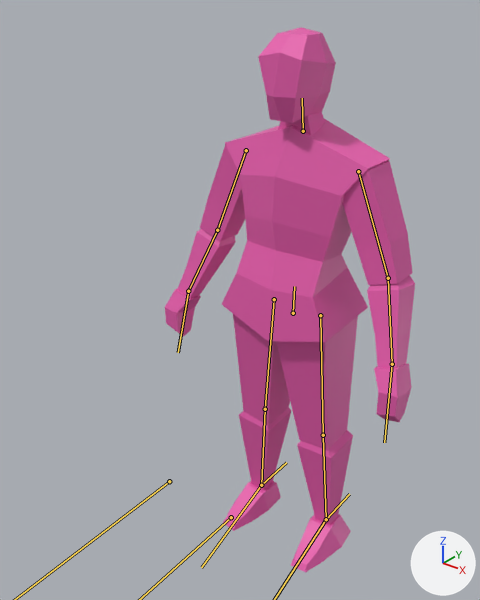
An edit to the glTF model Models/man.glb, drawn before and after from the same camera.
One viewpoint serves both versions: a 50 mm lens placed at (1.103, -1.665, 1.944), pointed at (-0.111, -0.148, 1.004). Every picture has the same lights, and +X, +Y and +Z are marked at lower right. The bones that bend it are drawn over the model as lines.

The first picture shows 'man'.
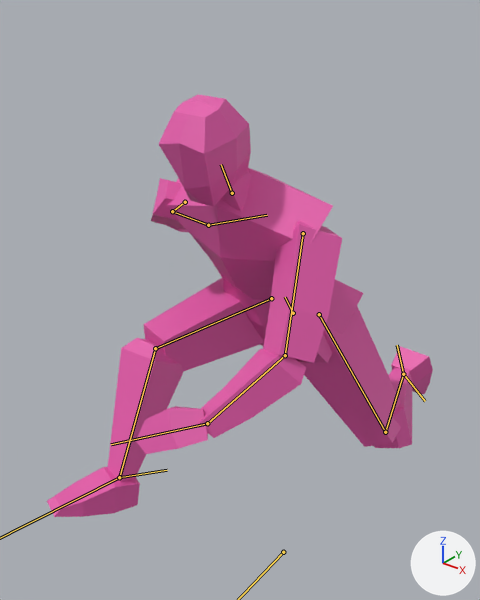
The newer file adds an action. The first version stands in its rest pose; the second is drawn at frame 4 of the action 'jump'.

What differs and where, as boxes [x1, y1, x2, y2] in the pictures (480 x 600 px):
'man', posed (54% wider, 23% shorter): before [165, 27, 415, 572]; after [47, 95, 433, 517]
bone 'body', root to tip: before (293, 313) to (294, 286); after (293, 313) to (285, 297)
bone 'head', root to tip: before (303, 131) to (302, 98); after (232, 193) to (221, 164)
bone 'upperarm.l', root to tip: before (358, 171) to (388, 278); after (303, 233) to (285, 355)
bone 'lowerarm.l', root to tip: before (388, 278) to (392, 364); after (285, 355) to (207, 423)
bone 'hand.l', root to tip: before (392, 364) to (384, 442); after (207, 423) to (111, 444)
bone 'upperleg.l', root to tip: before (320, 315) to (323, 435); after (319, 314) to (385, 432)
bone 'lowerleg.l', root to tip: before (323, 435) to (326, 519); after (385, 432) to (403, 374)
bone 'upperarm.r', root to tip: before (246, 150) to (217, 230); after (185, 202) to (172, 211)
bone 'lowerarm.r', root to tip: before (217, 230) to (188, 291); after (172, 211) to (208, 225)
bone 'hand.r', root to tip: before (188, 291) to (178, 352); after (208, 225) to (267, 215)
bone 'upperleg.r', root to tip: before (274, 299) to (265, 409); after (271, 298) to (155, 348)
bone 'lowerleg.r', root to tip: before (265, 409) to (261, 485); after (155, 348) to (119, 477)

The change, as a diff of the scene's bpy script:
```diff
--- a/Models/man.glb.py
+++ b/Models/man.glb.py
@@ bone_body @@
 bone_body = bpy.data.objects['Armature'].pose.bones['body']
-bone_body.rotation_quaternion = (1.0, 0.0, 0.0, 0.0)  # degrees (0, 0, 0)
+bone_body.rotation_quaternion = (0.952, 0.305, 0.009, -0.011)  # degrees (36, 1, -1)
@@ bone_head @@
 bone_head = bpy.data.objects['Armature'].pose.bones['head']  # child of 'body'
-bone_head.rotation_quaternion = (1.0, 0.0, 0.0, 0.0)  # degrees (0, 0, 0)
+bone_head.rotation_quaternion = (0.992, -0.129, -0.003, -0.001)  # degrees (-15, 0, 0)
@@ bone_upperarm_l @@
 bone_upperarm_l = bpy.data.objects['Armature'].pose.bones['upperarm.l']  # child of 'body'
-bone_upperarm_l.rotation_quaternion = (1.0, 0.0, 0.0, 0.0)  # degrees (0, 0, 0)
+bone_upperarm_l.rotation_quaternion = (0.821, 0.553, 0.067, 0.126)  # degrees (68, -2, 16)
@@ bone_lowerarm_l @@
 bone_lowerarm_l = bpy.data.objects['Armature'].pose.bones['lowerarm.l']  # child of 'upperarm.l'
-bone_lowerarm_l.rotation_quaternion = (1.0, 0.0, 0.0, 0.0)  # degrees (0, 0, 0)
+bone_lowerarm_l.rotation_quaternion = (0.981, 0.15, -0.026, -0.123)  # degrees (18, -1, -14)
@@ bone_hand_l @@
 bone_hand_l = bpy.data.objects['Armature'].pose.bones['hand.l']  # child of 'lowerarm.l'
-bone_hand_l.rotation_quaternion = (1.0, 0.0, 0.0, 0.0)  # degrees (0, 0, 0)
+bone_hand_l.rotation_quaternion = (0.928, 0.254, 0.269, -0.045)  # degrees (32, 32, 4)
@@ bone_upperleg_l @@
 bone_upperleg_l = bpy.data.objects['Armature'].pose.bones['upperleg.l']  # child of 'body'
-bone_upperleg_l.rotation_quaternion = (1.0, 0.0, 0.0, 0.0)  # degrees (0, 0, 0)
+bone_upperleg_l.rotation_quaternion = (0.941, 0.229, -0.104, 0.226)  # degrees (24, -17, 23)
@@ bone_lowerleg_l @@
 bone_lowerleg_l = bpy.data.objects['Armature'].pose.bones['lowerleg.l']  # child of 'upperleg.l'
-bone_lowerleg_l.rotation_quaternion = (1.0, 0.0, 0.0, 0.0)  # degrees (0, 0, 0)
+bone_lowerleg_l.rotation_quaternion = (0.72, -0.67, 0.0, -0.183)  # degrees (-84, -14, -16)
@@ bone_foot_l @@
 bone_foot_l = bpy.data.objects['Armature'].pose.bones['foot.l']  # child of 'lowerleg.l'
-bone_foot_l.rotation_quaternion = (1.0, 0.0, 0.0, 0.0)  # degrees (0, 0, 0)
+bone_foot_l.rotation_quaternion = (0.938, -0.218, 0.267, -0.044)  # degrees (-30, 29, -13)
@@ bone_upperarm_r @@
 bone_upperarm_r = bpy.data.objects['Armature'].pose.bones['upperarm.r']  # child of 'body'
-bone_upperarm_r.rotation_quaternion = (1.0, 0.0, 0.0, 0.0)  # degrees (0, 0, 0)
+bone_upperarm_r.rotation_quaternion = (0.557, -0.239, -0.795, -0.012)  # degrees (33, -117, -54)
@@ bone_lowerarm_r @@
 bone_lowerarm_r = bpy.data.objects['Armature'].pose.bones['lowerarm.r']  # child of 'upperarm.r'
-bone_lowerarm_r.rotation_quaternion = (1.0, 0.0, 0.0, 0.0)  # degrees (0, 0, 0)
+bone_lowerarm_r.rotation_quaternion = (0.979, 0.181, 0.092, -0.005)  # degrees (21, 10, 1)
@@ bone_hand_r @@
 bone_hand_r = bpy.data.objects['Armature'].pose.bones['hand.r']  # child of 'lowerarm.r'
-bone_hand_r.rotation_quaternion = (1.0, 0.0, 0.0, 0.0)  # degrees (0, 0, 0)
+bone_hand_r.rotation_quaternion = (0.938, 0.297, -0.079, 0.162)  # degrees (33, -14, 15)
@@ bone_upperleg_r @@
 bone_upperleg_r = bpy.data.objects['Armature'].pose.bones['upperleg.r']  # child of 'body'
-bone_upperleg_r.rotation_quaternion = (1.0, 0.0, 0.0, 0.0)  # degrees (0, 0, 0)
+bone_upperleg_r.rotation_quaternion = (0.473, 0.871, 0.122, -0.046)  # degrees (124, 11, 10)
@@ bone_lowerleg_r @@
 bone_lowerleg_r = bpy.data.objects['Armature'].pose.bones['lowerleg.r']  # child of 'upperleg.r'
-bone_lowerleg_r.rotation_quaternion = (1.0, 0.0, 0.0, 0.0)  # degrees (0, 0, 0)
+bone_lowerleg_r.rotation_quaternion = (0.885, -0.449, 0.0, 0.122)  # degrees (-53, 6, 13)
@@ bone_foot_r @@
 bone_foot_r = bpy.data.objects['Armature'].pose.bones['foot.r']  # child of 'lowerleg.r'
-bone_foot_r.rotation_quaternion = (1.0, 0.0, 0.0, 0.0)  # degrees (0, 0, 0)
+bone_foot_r.rotation_quaternion = (0.968, -0.132, -0.18, -0.116)  # degrees (-13, -22, -11)
```
